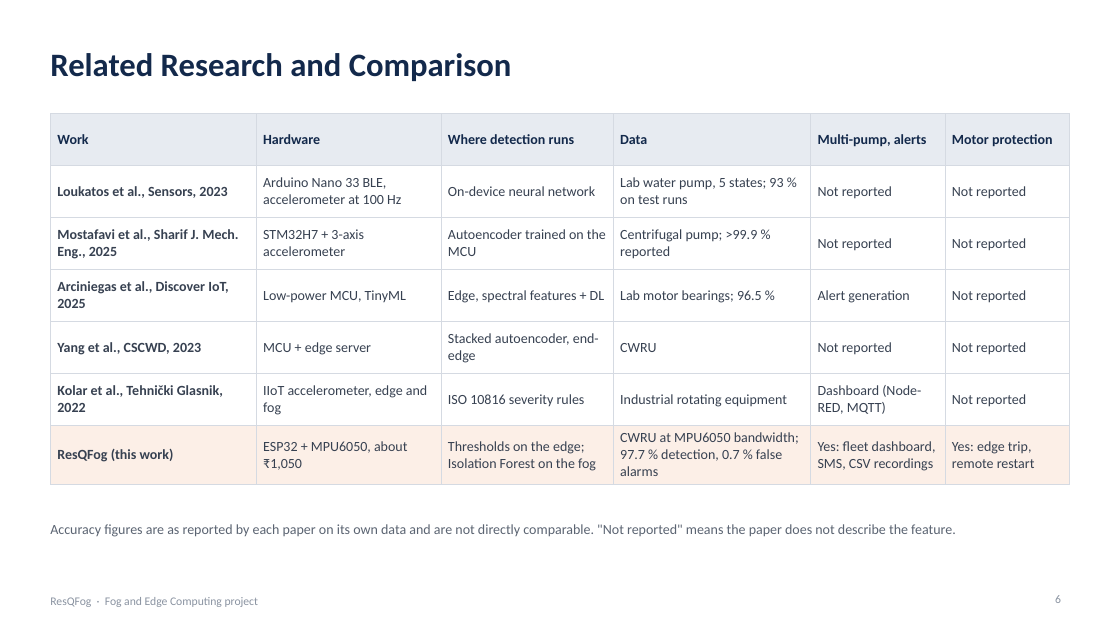
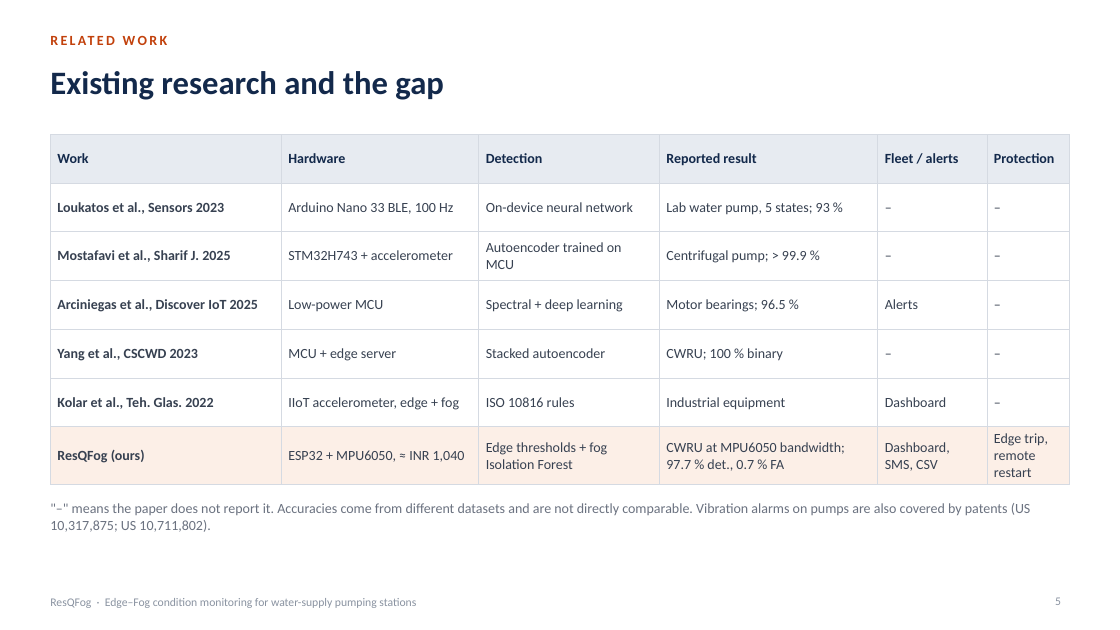
Before and after one commit to Arush-O7/ResQFog, a slide deck: slide 5 of docs/ResQFog_Final_Presentation.pptx (slide 6 before the commit). Drawn at 1120x630 pixels with LibreOffice and Linux fonts; fonts in the diff are those of the drawing. Boxes give left, top, right and bottom in pixels: in the first picture for what was removed or moved away, otherwise in the second. Text is boxed around its words. In the diff, an @@ line names an element or a change of style, - is before the commit and + after.

```diff
--- a/docs/ResQFog_Final_Presentation.pptx
+++ b/docs/ResQFog_Final_Presentation.pptx
@@ text added at (50, 27, 1070, 52), 12 pt, text #C2410C, bold @@
+RELATED WORK
@@ title at (50, 71, 444, 100): text changed @@
-Related Research and Comparison
+Existing research and the gap
@@ table at (50, 134, 1070, 481) @@
-row 1: Work | Hardware | Where detection runs | Data | Multi-pump, alerts | Motor protection
+row 1: Work | Hardware | Detection | Reported result | Fleet / alerts | Protection
-row 2: Loukatos et al., Sensors, 2023 | Arduino Nano 33 BLE, accelerometer at 100 Hz | On-device neural network | Lab water pump, 5 states; 93 % on test runs | Not reported | Not reported
+row 2: Loukatos et al., Sensors 2023 | Arduino Nano 33 BLE, 100 Hz | On-device neural network | Lab water pump, 5 states; 93 % | – | –
-row 3: Mostafavi et al., Sharif J. Mech. Eng., 2025 | STM32H7 + 3-axis accelerometer | Autoencoder trained on the MCU | Centrifugal pump; >99.9 % reported | Not reported | Not reported
+row 3: Mostafavi et al., Sharif J. 2025 | STM32H743 + accelerometer | Autoencoder trained on MCU | Centrifugal pump; > 99.9 % | – | –
-row 4: Arciniegas et al., Discover IoT, 2025 | Low-power MCU, TinyML | Edge, spectral features + DL | Lab motor bearings; 96.5 % | Alert generation | Not reported
+row 4: Arciniegas et al., Discover IoT 2025 | Low-power MCU | Spectral + deep learning | Motor bearings; 96.5 % | Alerts | –
-row 5: Yang et al., CSCWD, 2023 | MCU + edge server | Stacked autoencoder, end-edge | CWRU | Not reported | Not reported
+row 5: Yang et al., CSCWD 2023 | MCU + edge server | Stacked autoencoder | CWRU; 100 % binary | – | –
-row 6: Kolar et al., Tehnički Glasnik, 2022 | IIoT accelerometer, edge and fog | ISO 10816 severity rules | Industrial rotating equipment | Dashboard (Node-RED, MQTT) | Not reported
+row 6: Kolar et al., Teh. Glas. 2022 | IIoT accelerometer, edge + fog | ISO 10816 rules | Industrial equipment | Dashboard | –
-row 7: ResQFog (this work) | ESP32 + MPU6050, about ₹1,050 | Thresholds on the edge; Isolation Forest on the fog | CWRU at MPU6050 bandwidth; 97.7 % detection, 0.7 % false alarms | Yes: fleet dashboard, SMS, CSV recordings | Yes: edge trip, remote restart
+row 7: ResQFog (ours) | ESP32 + MPU6050, ≈ INR 1,040 | Edge thresholds + fog Isolation Forest | CWRU at MPU6050 bandwidth; 97.7 % det., 0.7 % FA | Dashboard, SMS, CSV | Edge trip, remote restart
@@ table: place and size @@
-table at (50, 113, 1070, 480)
+table at (50, 134, 1070, 481)
@@ text added at (50, 503, 1031, 532), 12 pt, text #6B7280 @@
+"–" means the paper does not report it. Accuracies come from different datasets and are not directly comparable. Vibration alarms on pumps are also covered by patents (US 10,317,875; US 10,711,802).
@@ text removed at (50, 524, 956, 537) @@
-Accuracy figures are as reported by each paper on its own data and are not directly comparable. "Not reported" means the paper does not describe the feature.
@@ text removed at (50, 597, 258, 607) @@
-ResQFog · Fog and Edge Computing project
@@ text added at (50, 598, 416, 608), 10 pt, text #8A93A1 @@
+ResQFog · Edge–Fog condition monitoring for water-supply pumping stations
@@ page number at (1055, 597, 1061, 605): text changed @@
-6
+5
```
Also in this commit, not shown: 7 other slides changed, 13 slides added, 14 slides removed, 4 other files.
